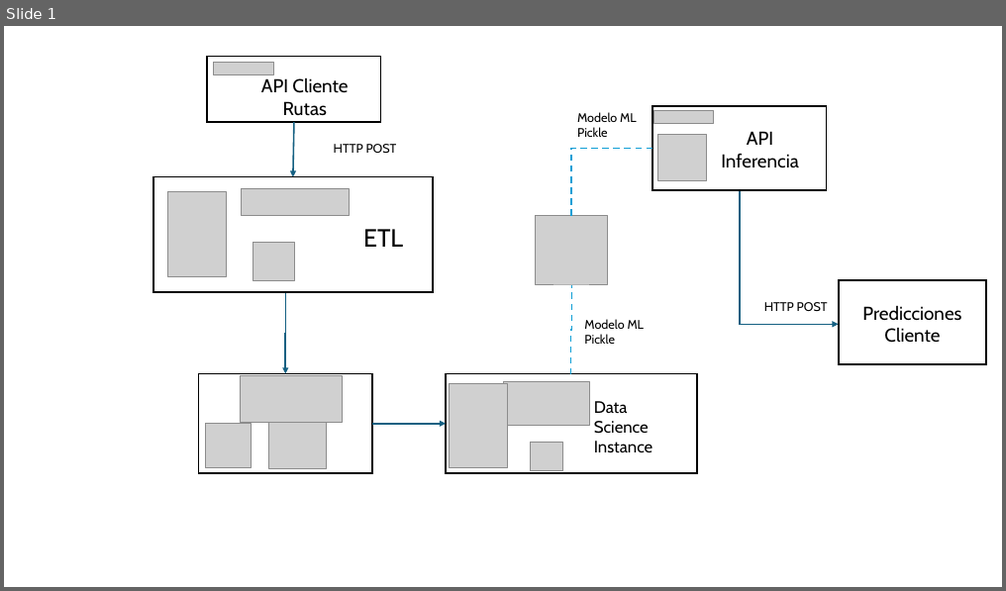
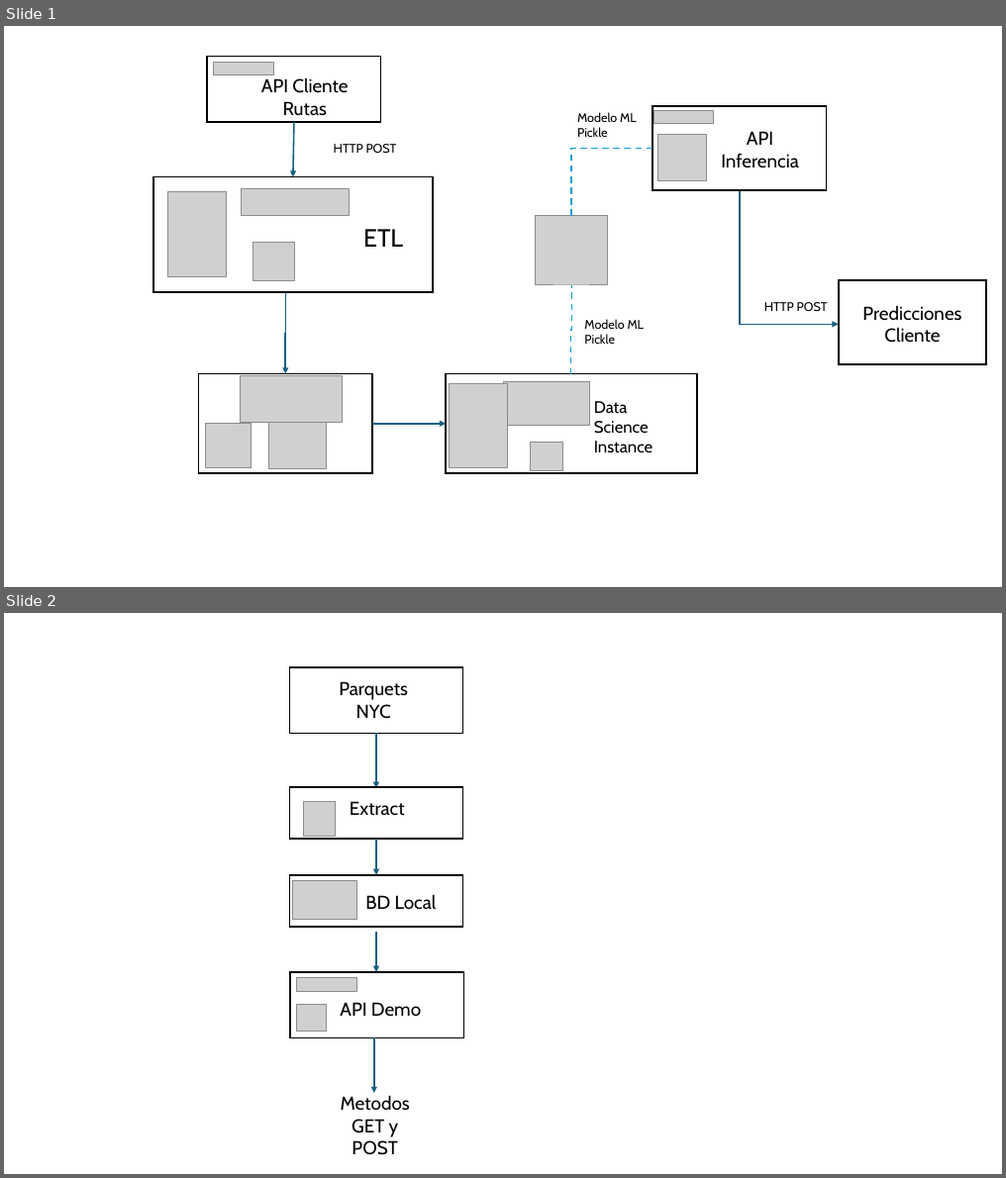
Before and after one commit to topsy-13/LogisticaSA-CloudSolution, a slide deck: 01 Documentos Entrega/04 Diagrama Arquitectura.pptx. Shown one above the other, each under a label of ours: slide 1 before the commit, slides 1 and 2 after it. The pictures are 1006x591 and 1006x1178 pixels, drawn with LibreOffice and Linux fonts; fonts in the diff are those of the drawing; grey boxes stand for pictures. Boxes give left, top, right and bottom in pixels: in the first picture for what was removed or moved away, otherwise in the second. Text is boxed around its words. In the diff, an @@ line names an element or a change of style, - is before the commit and + after.

```diff
--- a/01 Documentos Entrega/04 Diagrama Arquitectura.pptx
+++ b/01 Documentos Entrega/04 Diagrama Arquitectura.pptx
@@ slide 2 added at <box>4,613,1002,1174</box>, background #FFFFFF @@
@@ rectangle added at <box>289,667,463,734</box>, outline #000000 1.5 pt @@
@@ text added at <box>339,681,408,719</box>, 18 pt, text #000000 @@
+Parquets
+NYC
@@ arrow added from (376, 734) to (376, 788), #156082 1.5 pt @@
@@ rectangle added at <box>289,787,463,839</box>, outline #000000 1.5 pt @@
@@ picture added at <box>303,801,335,836</box> @@
@@ text added at <box>350,801,405,816</box>, 18 pt, text #000000 @@
+Extract
@@ arrow added from (376, 839) to (376, 875), #156082 1.5 pt @@
@@ rectangle added at <box>289,875,463,927</box>, outline #000000 1.5 pt @@
@@ picture added at <box>292,881,356,919</box> @@
@@ text added at <box>365,894,437,909</box>, 18 pt, text #000000 @@
+BD Local
@@ arrow added from (376, 932) to (376, 972), #156082 1.5 pt @@
@@ rectangle added at <box>290,972,463,1039</box>, outline #000000 1.5 pt @@
@@ picture added at <box>297,978,356,992</box> @@
@@ picture added at <box>297,1004,327,1032</box> @@
@@ text added at <box>340,1002,421,1016</box>, 18 pt, text #000000 @@
+API Demo
@@ arrow added from (374, 1039) to (374, 1093), #156082 1.5 pt @@
@@ text added at <box>341,1095,410,1156</box>, 18 pt, text #000000 @@
+Metodos GET y POST
```
Also in this commit, not shown: 1 other file.
